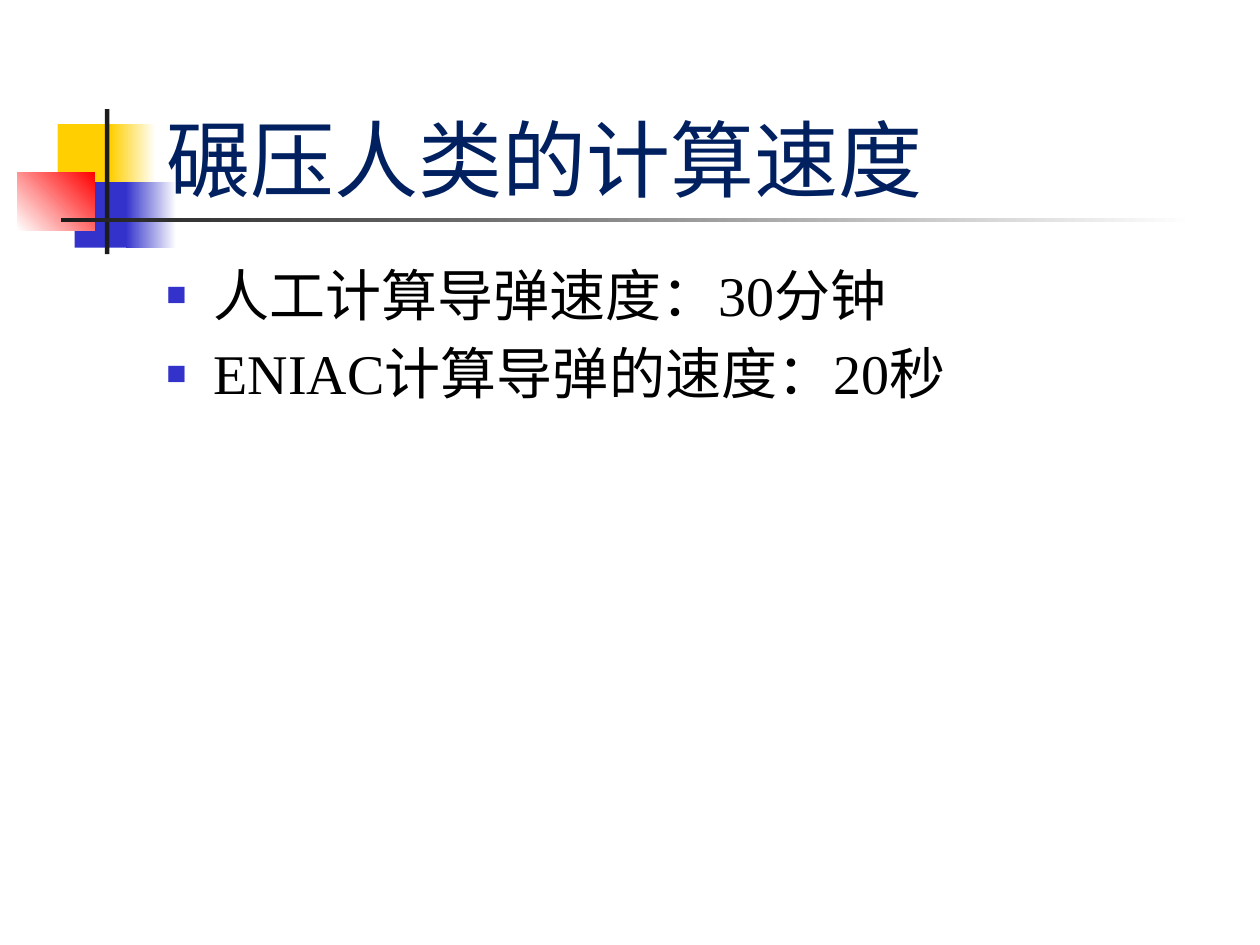
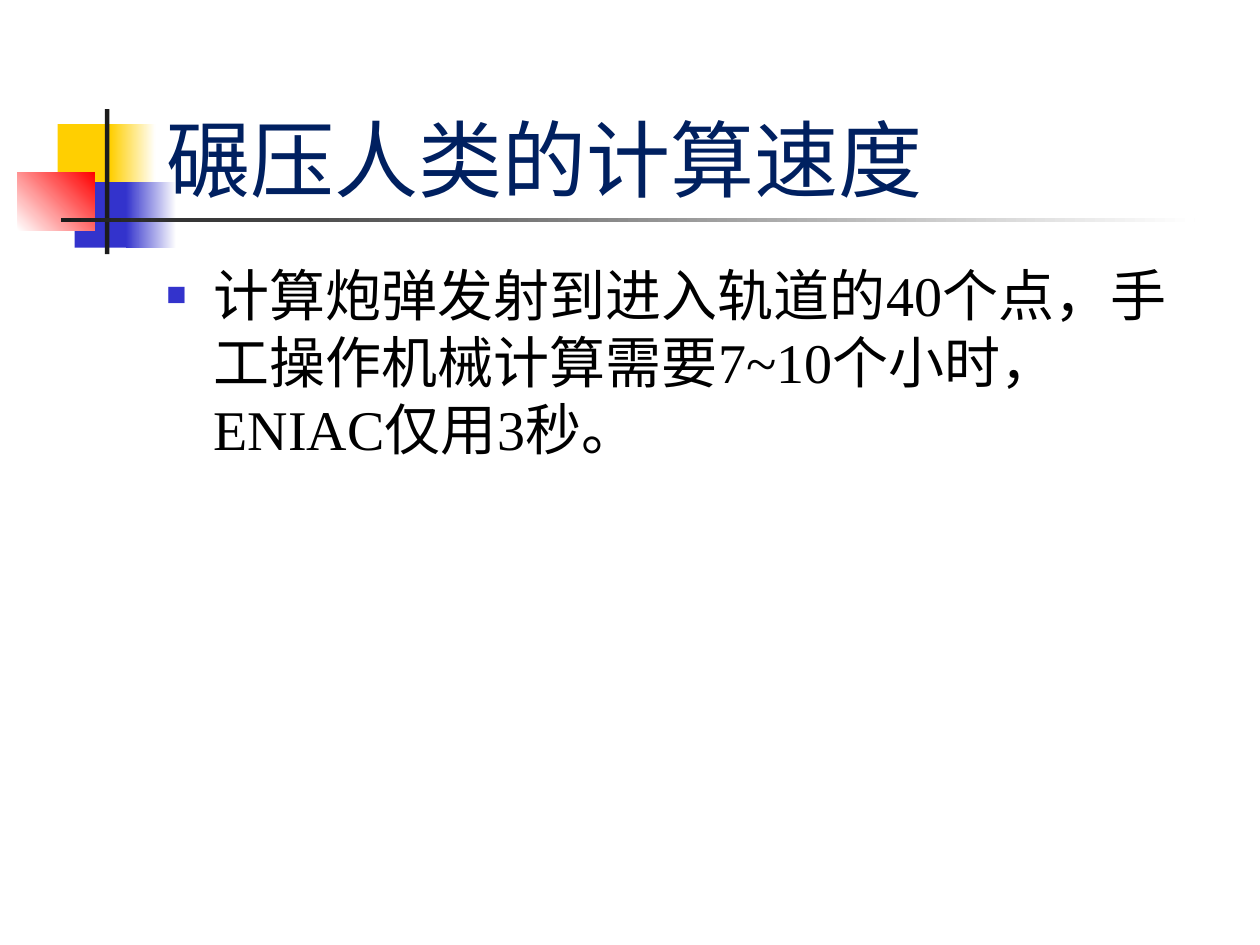
Before and after one commit to sans123wx/class, a slide deck: slide 7 of 计算机应用基础/第1章计算机基础/第1.1章 计算机概述.pptx. Drawn at 1260x945 pixels with LibreOffice and Linux fonts; fonts in the diff are those of the drawing. Boxes give left, top, right and bottom in pixels: in the first picture for what was removed or moved away, otherwise in the second. Text is boxed around its words. In the diff, an @@ line names an element or a change of style, - is before the commit and + after.

```diff
--- a/计算机应用基础/第1章计算机基础/第1.1章 计算机概述.pptx
+++ b/计算机应用基础/第1章计算机基础/第1.1章 计算机概述.pptx
@@ text at [214, 268, 1167, 455]: text changed @@
-■ 人工计算导弹速度：30分钟
-■ ENIAC计算导弹的速度：20秒
+■ 计算炮弹发射到进入轨道的40个点，手工操作机械计算需要7~10个小时，ENIAC仅用3秒。
```
Also in this commit, not shown: 93 other slides changed, 1 slide added, 5 slides removed.
